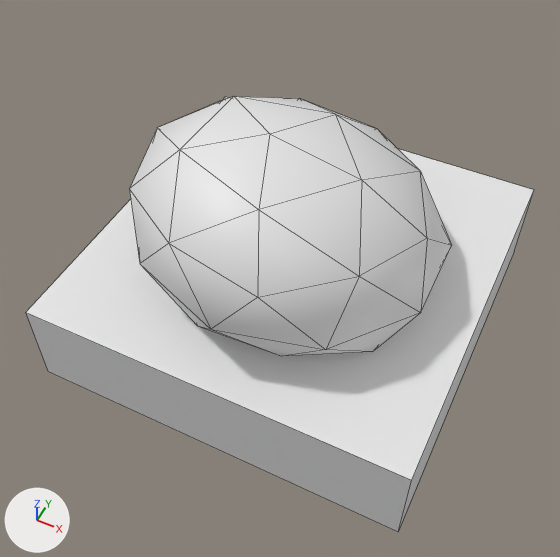
What one commit did to the OBJ model Assets/StreamingAssets/TileMeshes/BOULDER.obj.
Camera for both pictures: a 50 mm camera at (1.19, -2.6, 3.45) aimed at (0.06, -0.33, 0.61). The axes (+X, +Y, +Z) are drawn at lower left. The lights are the same throughout. Mesh edges are drawn as thin lines. Where no turn or scale is listed for an object, it has been applied to the vertices.

The scene before the commit, as lines of its bpy script (objects in view):
```python
me_boulder = bpy.data.meshes.new('BOULDER')
me_boulder.from_pydata(...)  # 43 vertices, 63 faces; spans x -1.0..1.0, y -1.0..1.0, z 0.0..1.33
ob_boulder = bpy.data.objects.new('BOULDER', me_boulder)
ob_boulder.location = (0.0, 0.0, 0.0)
```
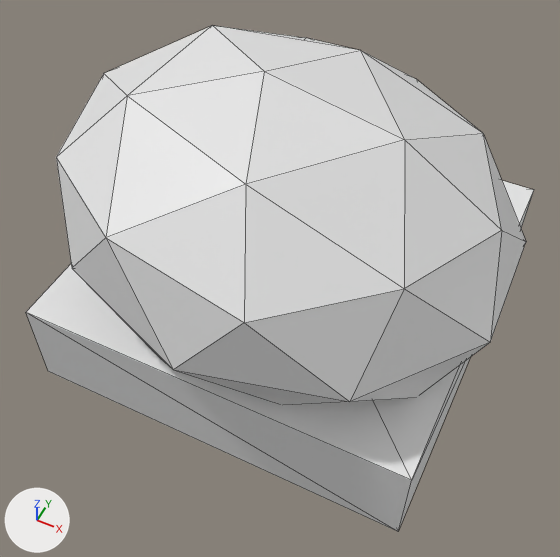
Pixel boxes (x1, y1, x2, y2) of what changed, in the pictures (560 x 557 px):
'BOULDER', reshaped (16% taller): before (26, 96, 534, 531); after (26, 26, 534, 531)
part 1 of me_boulder, rebuilt (46% wider, 46% taller): before (130, 96, 452, 356); after (56, 26, 526, 405)
part 2 of me_boulder, built on: before (26, 97, 534, 531); after (26, 181, 534, 531)

What the commit changed:
me_boulder is used by ob_boulder; location (0.0, 0.0, 0.0).
me_boulder had 43 vertices, 63 faces and spanned x -1.0..1.0, y -1.0..1.0, z 0.0..1.33.
me_boulder now has 43 vertices, 69 faces and spans x -1.13..1.1, y -1.2..1.0, z 0.0..1.65.
me_boulder part 1: the loose piece of 35 vertices spanning x -0.81..0.77, y -0.88..0.76, z 0.5..1.33 is rebuilt with 35 vertices and now spans x -1.13..1.1, y -1.2..0.97, z 0.49..1.65.
Part 2, on me_boulder:
6 faces are deleted.
12 new faces join them.
me_boulder part 3: the surface is now shaded flat.
